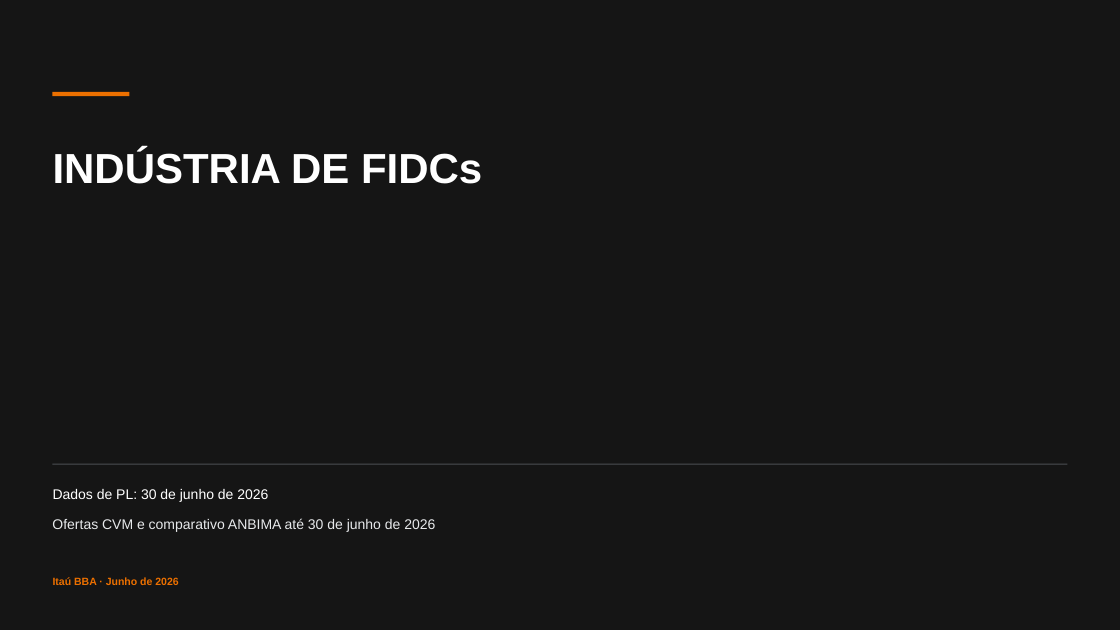
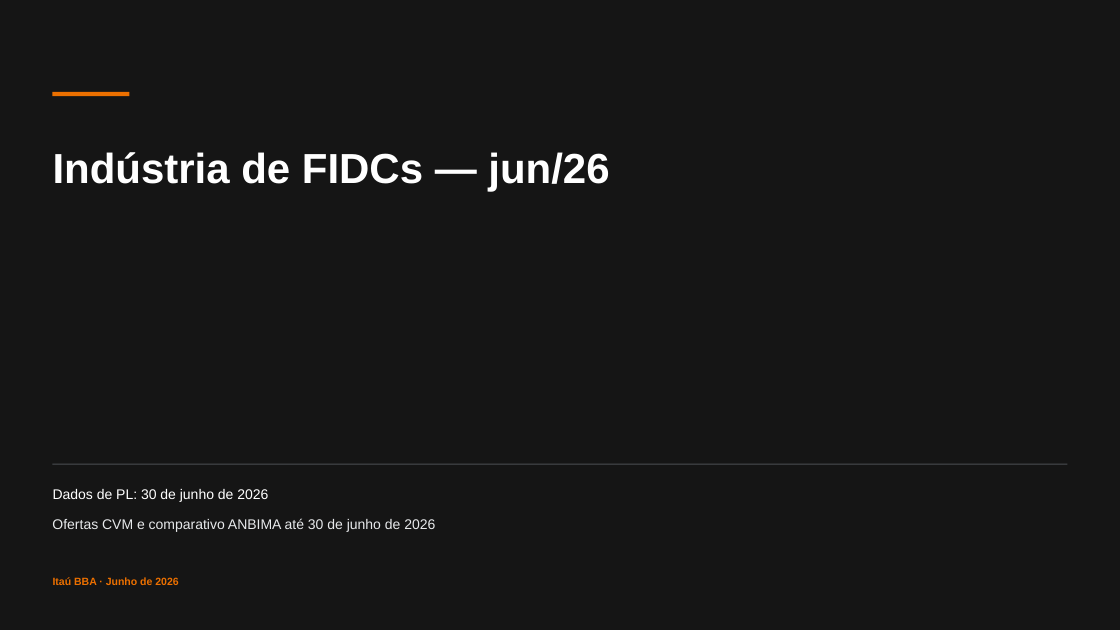
Before and after one commit to abalroar/fidc, a slide deck: slide 1 of data/industry_study/generated_revision/industry_executive_revised.pptx. Drawn at 1120x630 pixels with LibreOffice and Linux fonts; fonts in the diff are those of the drawing. Boxes give left, top, right and bottom in pixels: in the first picture for what was removed or moved away, otherwise in the second. Text is boxed around its words. In the diff, an @@ line names an element or a change of style, - is before the commit and + after.

```diff
--- a/data/industry_study/generated_revision/industry_executive_revised.pptx
+++ b/data/industry_study/generated_revision/industry_executive_revised.pptx
@@ text at [53,152,609,192]: text changed @@
-INDÚSTRIA DE FIDCs
+Indústria de FIDCs — jun/26
```
Also in this commit, not shown: 16 other slides changed, 17 other files.
